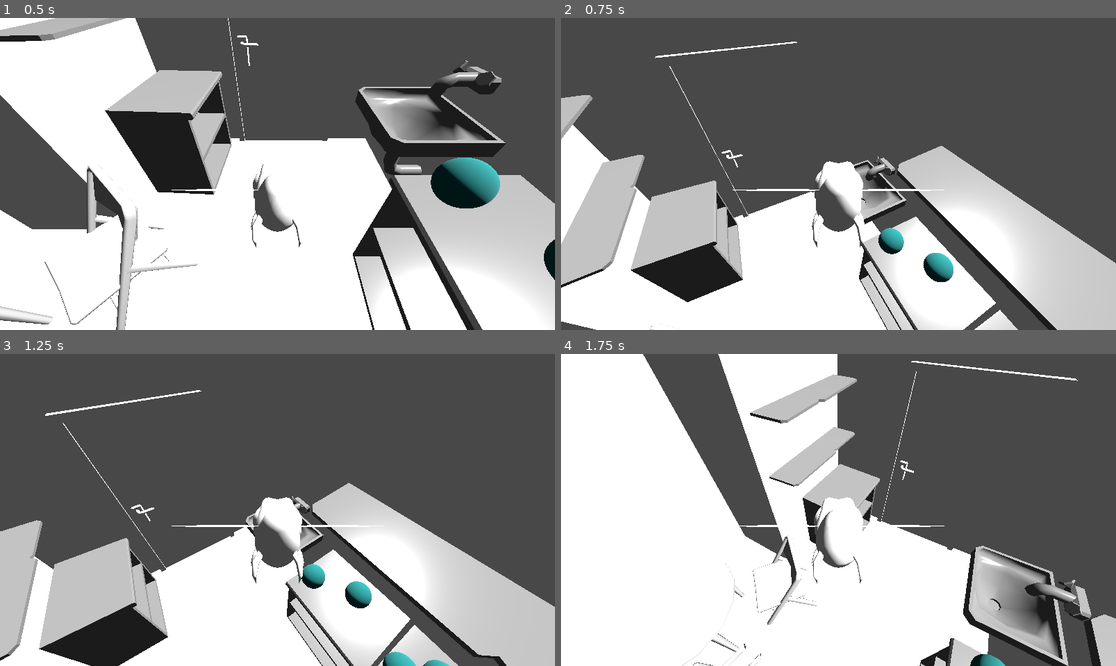
Above: before the commit, frames 1-4 (two rows, left to right).
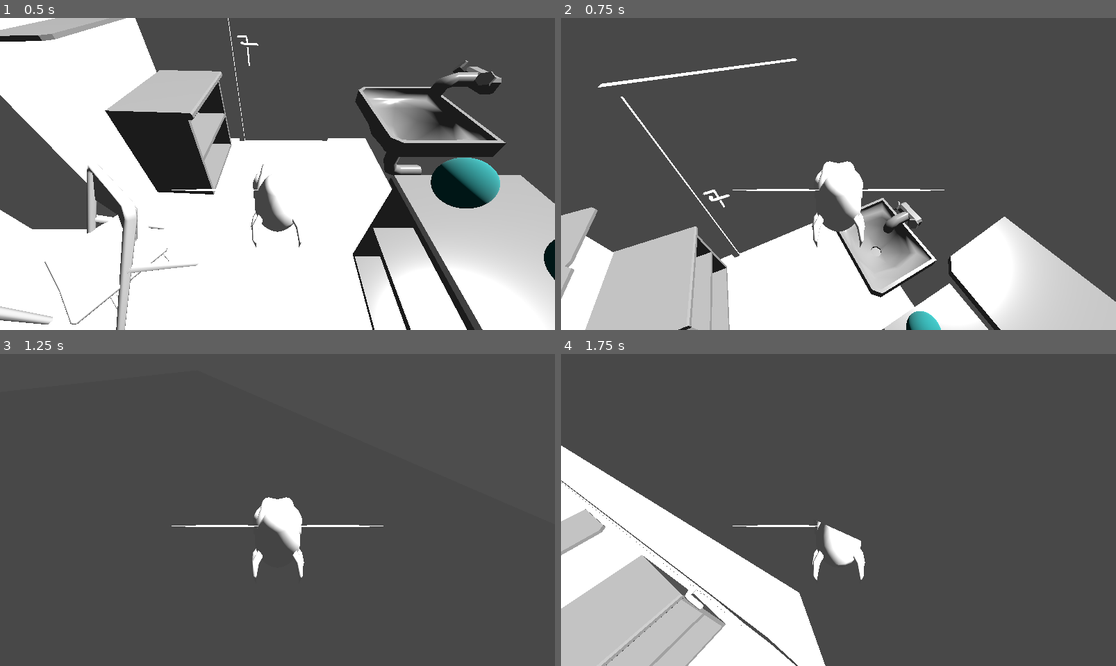
Above: after the commit, the same moments.

Repository: serb2331/gmtk-2025
Game: Godot game, scene res://room.tscn
Two runs of this game, one before a commit and one after it. Both use one fixed random seed, a clock stepped at 60 frames per second and the inputs below.
Inputs (mouse positions are in pixels of both pictures, inside the frame that each line leads up to):
- Up to frame 1 (0.5 s): no input
- Up to frame 2 (0.75 s): move the mouse to (866, 174) at 0.52 s; hold W (move_forward, bound only after the commit) from 0.53 s (still down); hold Space (fly) from 0.53 s (still down)
- Up to frame 3 (1.25 s): keep holding W (move_forward, bound only after the commit); keep holding Space (fly)
- Up to frame 4 (1.75 s): keep holding W (move_forward, bound only after the commit); move the mouse to (810, 510) at 1.27 s; release Space (fly) at 1.28 s; tap Space (fly) at 1.35 s

Frame 1 is identical in both runs. In frame 2, 29% of the frame differs, in the area x 0-100%, y 7-100%; in frame 3, 37%; in frame 4, 48%, in the area x 0-100%, y 0-100%.

Commit message:
Modified keybinds for movement from arrows to wasd

Diff:
--- a/phly/project.godot
+++ b/phly/project.godot
@@ -28,42 +28,22 @@
 
 move_forward={
 "deadzone": 0.2,
-"events": [Object(InputEventKey,"resource_local_to_scene":fa …(140 unchanged characters)… d":false,"keycode":0,"physical_keycode":4194320,"key_label":0,"unicode":0,"location":0,"echo":false,"script":null)
+"events": [Object(InputEventKey,"resource_local_to_scene":fa …(140 unchanged characters)… d":false,"keycode":0,"physical_keycode":87,"key_label":0,"unicode":119,"location":0,"echo":false,"script":null)
 ]
 }
 move_back={
 "deadzone": 0.2,
-"events": [Object(InputEventKey,"resource_local_to_scene":fa …(140 unchanged characters)… d":false,"keycode":0,"physical_keycode":4194322,"key_label":0,"unicode":0,"location":0,"echo":false,"script":null)
+"events": [Object(InputEventKey,"resource_local_to_scene":fa …(140 unchanged characters)… d":false,"keycode":0,"physical_keycode":83,"key_label":0,"unicode":115,"location":0,"echo":false,"script":null)
 ]
 }
 move_left={
 "deadzone": 0.2,
-"events": [Object(InputEventKey,"resource_local_to_scene":fa …(140 unchanged characters)… d":false,"keycode":0,"physical_keycode":4194319,"key_label":0,"unicode":0,"location":0,"echo":false,"script":null)
+"events": [Object(InputEventKey,"resource_local_to_scene":fa …(140 unchanged characters)… d":false,"keycode":0,"physical_keycode":65,"key_label":0,"unicode":97,"location":0,"echo":false,"script":null)
 ]
 }
 move_right={
 "deadzone": 0.2,
-"events": [Object(InputEventKey,"resource_local_to_scene":false,"resource_name":"","device":-1,"window_id":0,"alt_pressed":false,"shift_pressed":false,"ctrl_pressed":false,"meta_pressed":false,"pressed":false,"keycode":0,"physical_keycode":4194321,"key_label":0,"unicode":0,"location":0,"echo":false,"script":null)
-]
-}
-rotate_left={
-"deadzone": 0.2,
-"events": [Object(InputEventKey,"resource_local_to_scene":false,"resource_name":"","device":-1,"window_id":0,"alt_pressed":false,"shift_pressed":false,"ctrl_pressed":false,"meta_pressed":false,"pressed":false,"keycode":0,"physical_keycode":65,"key_label":0,"unicode":97,"location":0,"echo":false,"script":null)
-]
-}
-rotate_right={
-"deadzone": 0.2,
 "events": [Object(InputEventKey,"resource_local_to_scene":false,"resource_name":"","device":-1,"window_id":0,"alt_press …(192 unchanged characters)…
-]
-}
-rotate_up={
-"deadzone": 0.2,
-"events": [Object(InputEventKey,"resource_local_to_scene":false,"resource_name":"","device":-1,"window_id":0,"alt_pressed":false,"shift_pressed":false,"ctrl_pressed":false,"meta_pressed":false,"pressed":false,"keycode":0,"physical_keycode":87,"key_label":0,"unicode":119,"location":0,"echo":false,"script":null)
-]
-}
-rotate_down={
-"deadzone": 0.2,
-"events": [Object(InputEventKey,"resource_local_to_scene":false,"resource_name":"","device":-1,"window_id":0,"alt_pressed":false,"shift_pressed":false,"ctrl_pressed":false,"meta_pressed":false,"pressed":false,"keycode":0,"physical_keycode":83,"key_label":0,"unicode":115,"location":0,"echo":false,"script":null)
 ]
 }
 fly={
